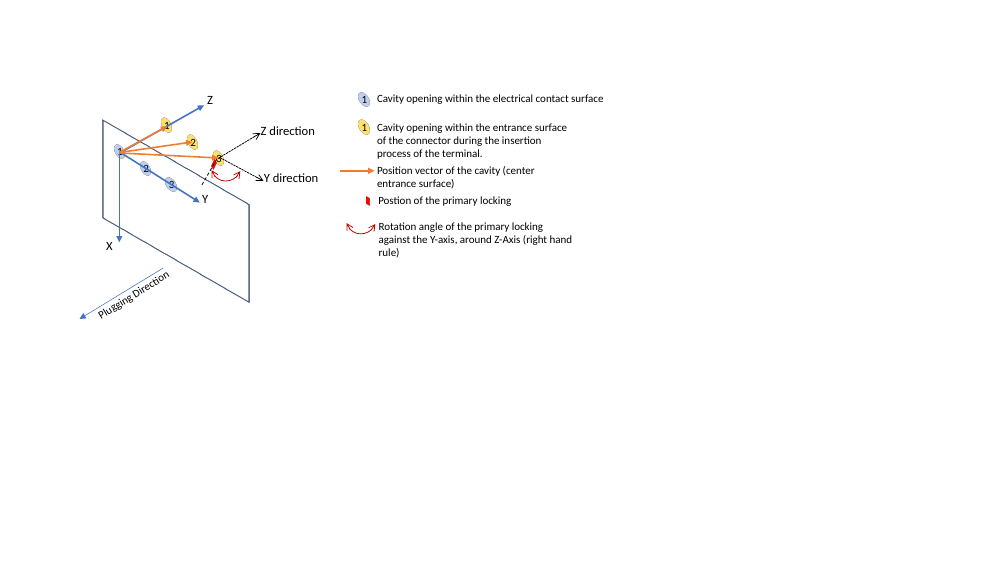
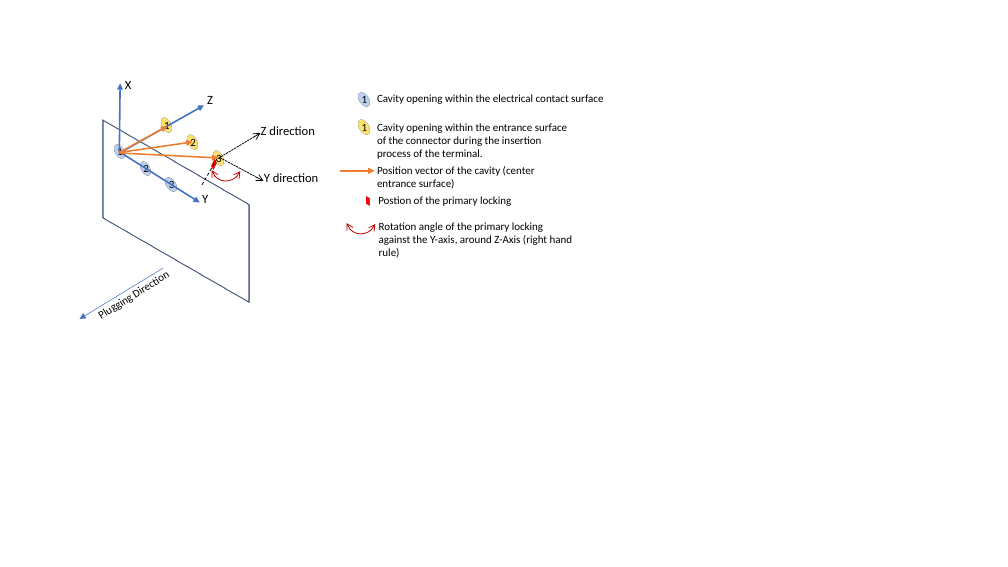
Before and after one commit to prostep-ivip-e-V/vec, a slide deck: slide 4 of vec/models/KBLFRM-1033.pptx. Drawn at 1008x567 pixels with LibreOffice and Linux fonts; fonts in the diff are those of the drawing. Boxes give left, top, right and bottom in pixels: in the first picture for what was removed or moved away, otherwise in the second. Text is boxed around its words. In the diff, an @@ line names an element or a change of style, - is before the commit and + after.

```diff
--- a/vec/models/KBLFRM-1033.pptx
+++ b/vec/models/KBLFRM-1033.pptx
@@ text "X": place and size @@
-text "X" at box(106, 242, 113, 250)
+text "X" at box(125, 81, 132, 89)
@@ arrow moved from (119, 154) - (119, 243) to (119, 154) - (120, 83) @@
```
Also in this commit, not shown: 1 other slide changed, 2 other files.
